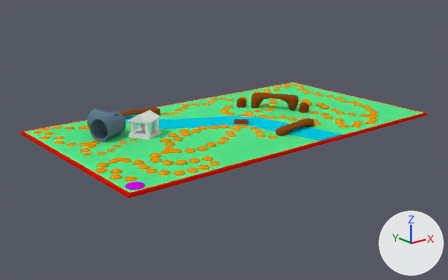
The Blender file Assets/Models/Board.blend: old version first, new version second.
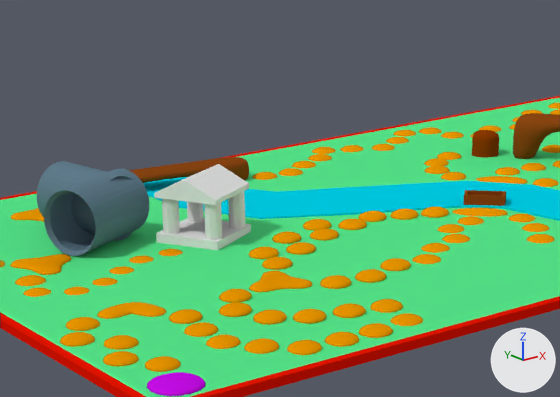
Each version is shown whole from a 50 mm camera at (-125.4, -169.5, 65.8) aimed at (12.7, 3.1, -3.2), then close up on the part from 17% to 60% of the width and 19% to 68% of the height. Every picture has the same lights, and +X, +Y and +Z are marked at lower right.
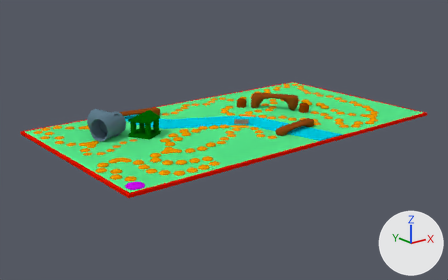
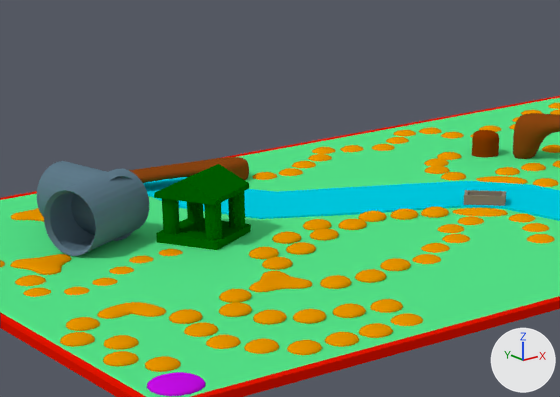
Edits to the scene script, one JSON object a line:
```json
{"op": "add", "block": "mat_boat", "code": ["mat_boat = diffuse_material('boat')", "mat_boat.base_color = (0.258, 0.225, 0.172)  # brown #8b8273"]}
{"op": "add", "block": "mat_win", "code": ["mat_win = diffuse_material('Win')", "mat_win.base_color = (0.0, 0.127, 0.0)  # dark green #006400"]}
{"block": "me_cube_162", "where": "me_cube_162.from_pydata(...)  # 84 vertices, 88 faces; spans x -1.03..1.0, y -1.0..1.02, z -1.0..7.72"}
{"op": "remove", "block": "me_cube_162", "code": "me_cube_162.materials.append(mat_winhouse)  # white #e7e7e7"}
{"op": "add", "block": "me_cube_162", "code": "me_cube_162.materials.append(mat_win)  # dark green #006400"}
{"block": "me_cube_057", "where": "me_cube_057.from_pydata(...)  # 16 vertices, 14 faces; spans x -1.0..1.0, y -1.0..1.0, z -1.0..1.02"}
{"op": "remove", "block": "me_cube_057", "code": "me_cube_057.materials.append(mat_bridge_3_4)  # brown #8b4513"}
{"op": "add", "block": "me_cube_057", "code": "me_cube_057.materials.append(mat_boat)  # brown #8b8273"}
```

Boxes [x1, y1, x2, y2] around the edits, measured in the close-ups (560 x 397 px):
```json
{"object": "WinHouse", "change": "recoloured", "before": [154, 164, 251, 250], "after": [154, 164, 251, 250], "on screen": "white to green"}
{"object": "Boot", "change": "recoloured", "before": [464, 190, 506, 206], "after": [464, 190, 506, 206]}
```
